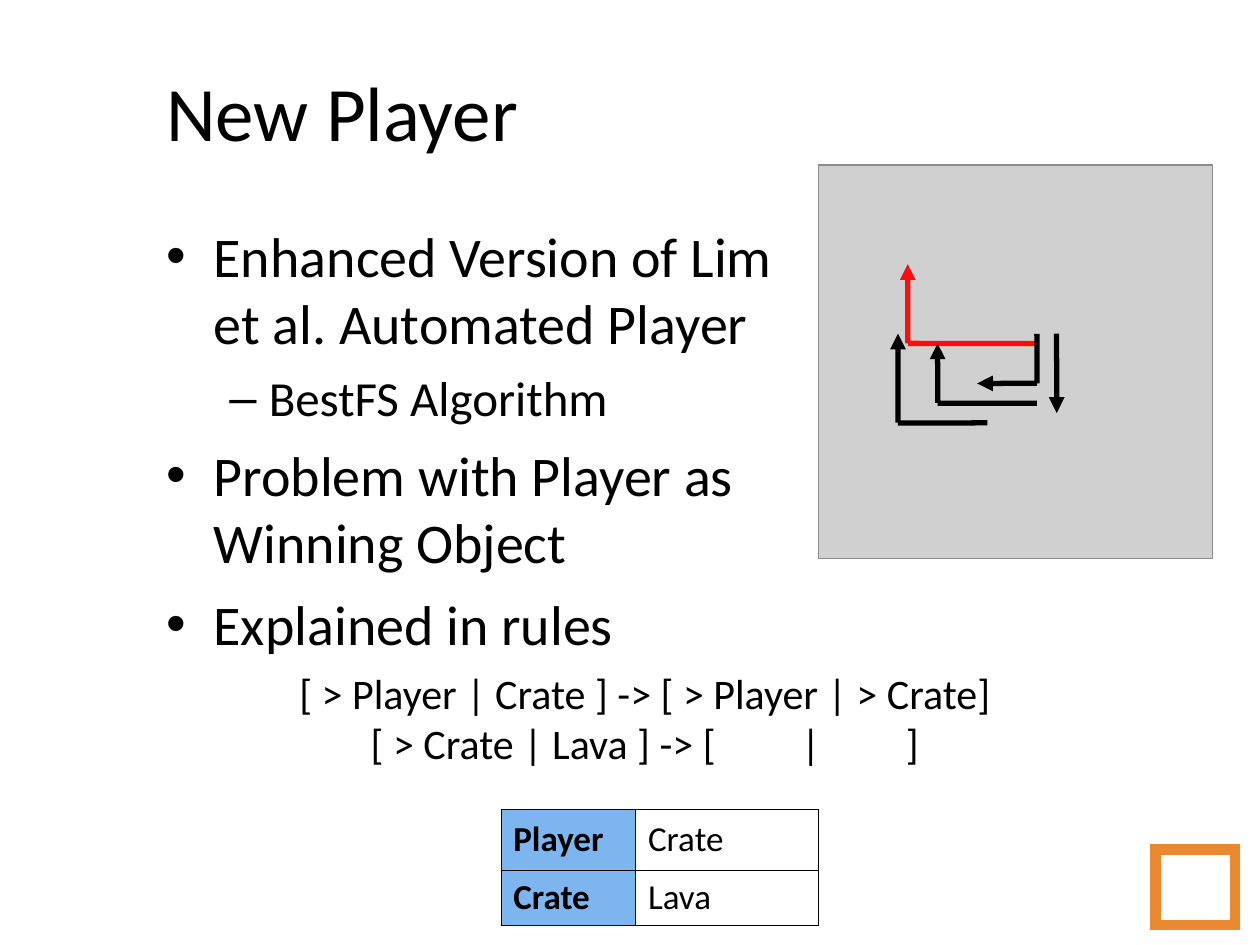
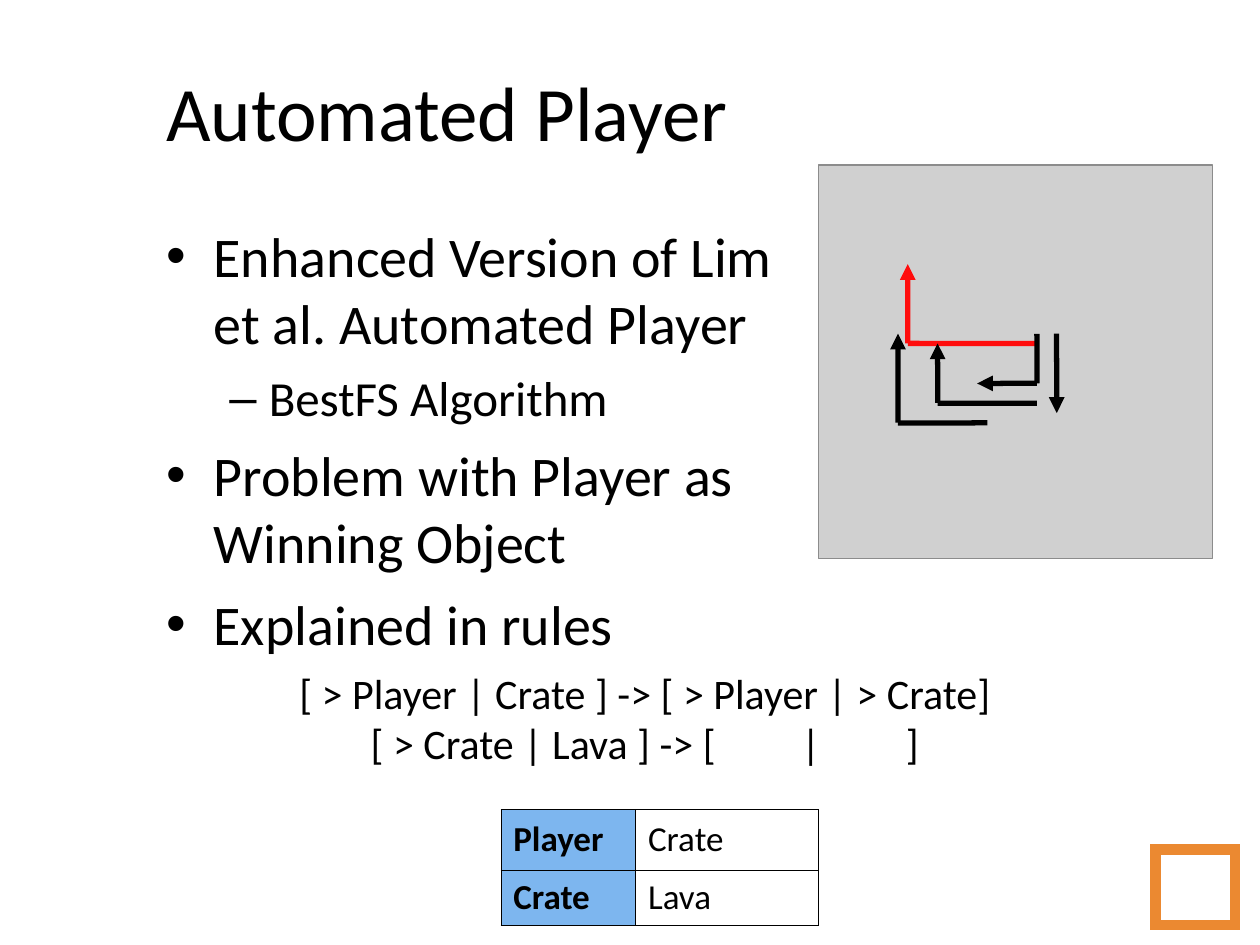
Before and after one commit to amidos2006/Automatic-Game-Script-Generation, a slide deck: slide 33 of Presentation/Automatic Game Script Generation - Short.ppt. Drawn at 1260x945 pixels with LibreOffice and Linux fonts; fonts in the diff are those of the drawing; grey boxes stand for pictures; background and template pictures are left out. Boxes give left, top, right and bottom in pixels: in the first picture for what was removed or moved away, otherwise in the second. Text is boxed around its words. In the diff, an @@ line names an element or a change of style, - is before the commit and + after.

```diff
--- a/Presentation/Automatic Game Script Generation - Short.ppt
+++ b/Presentation/Automatic Game Script Generation - Short.ppt
@@ title at <box>166,87,727,154</box>: text changed @@
-New Player
+Automated Player
```
Also in this commit, not shown: 7 other slides changed, 2 slides removed, 15 other files.
